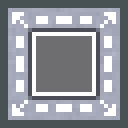
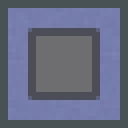
Before/after of a 128x128 layered artwork. What changed in the layer stack:
hid "color", painted on it over <box>28,28,100,100</box>
hid "high", moved it above "med", painted on it over <box>12,12,116,116</box>
hid "output", painted on it over <box>12,12,116,116</box>
removed layer "body" over <box>8,8,120,120</box>
added layer "body2" over <box>8,8,120,120</box>
